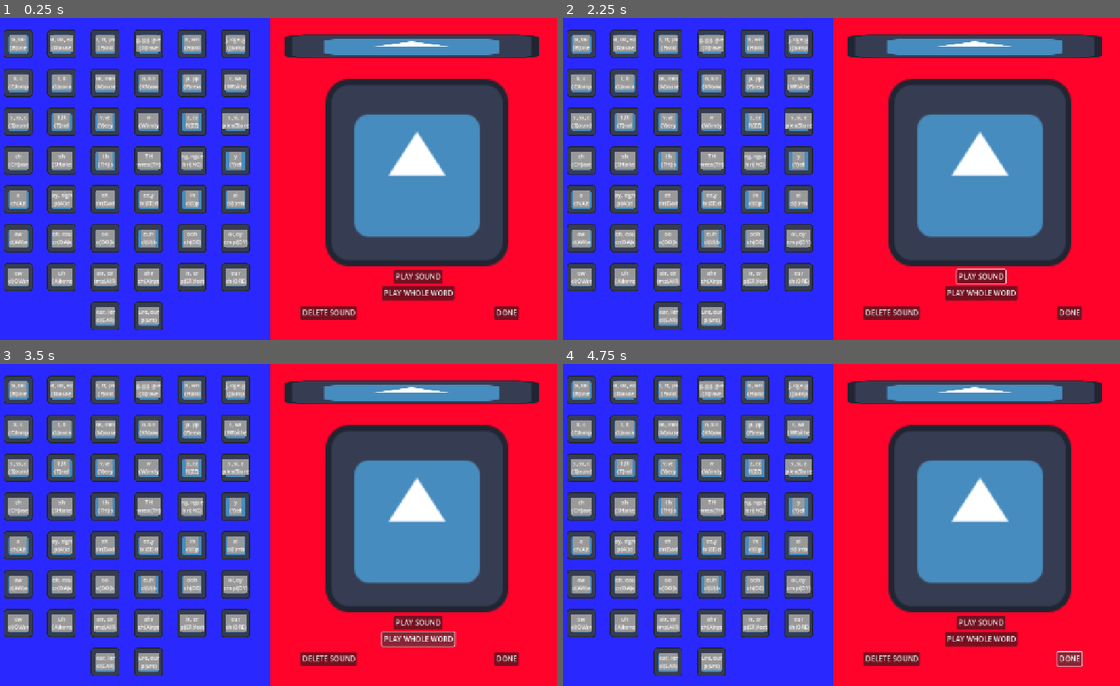
Above: before the commit, frames 1-4 (two rows, left to right).
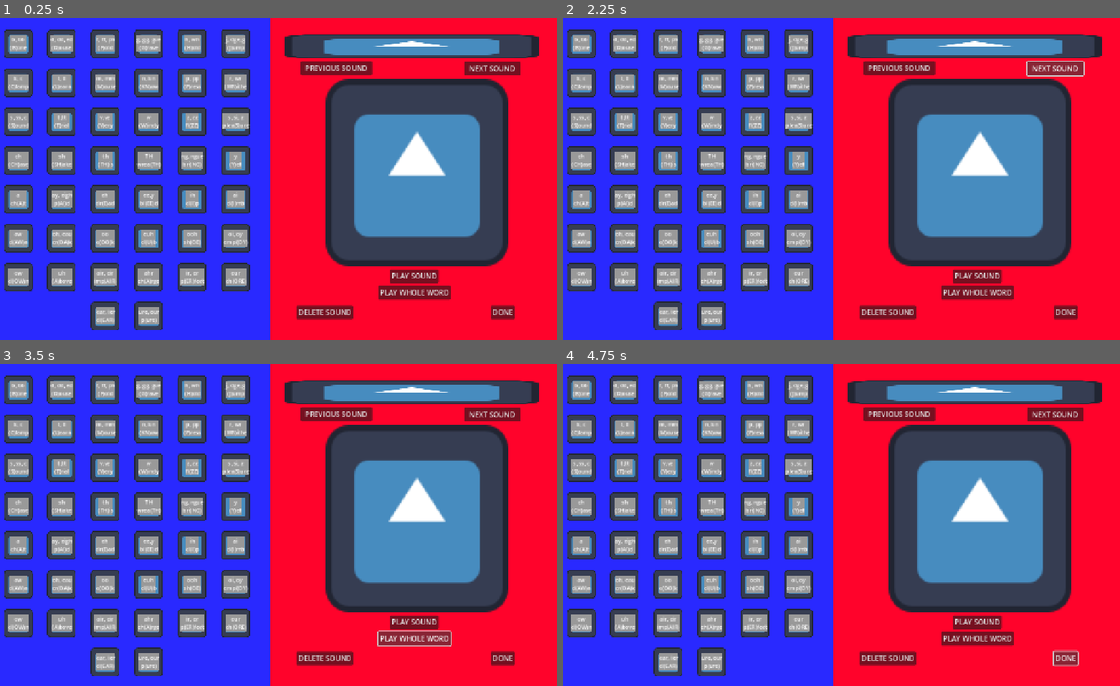
Above: after the commit, the same moments.

Repository: sym-z/phonetic-hangman
Game: Godot game, scene res://scenes/word_builder.tscn
Same seed, same stepped clock (60 frames per second), same inputs: the game is played once before the commit and once after it. The project has no main scene, so this scene is started directly. The engine's default icon, where the game draws it, is replaced by a stand-in: a white triangle on a blue panel in a dark square.
Inputs (mouse positions are in pixels of both pictures, inside the frame that each line leads up to):
- Up to frame 1 (0.25 s): no input
- Up to frame 2 (2.25 s): click (897, 66) at 0.5 s, where only the run after the commit has a clickable "PREVIOUS SOUND"; click "PLAY SOUND" at 1.25 s; click (1053, 69) at 2 s, where only the run after the commit has a clickable "NEXT SOUND"
- Up to frame 3 (3.5 s): click "PLAY WHOLE WORD" at 2.75 s
- Up to frame 4 (4.75 s): click "PLAY WHOLE WORD" at 3.5 s; click "DONE" at 4.25 s

The runs differ from the first frame. In frame 1, 2.0% of the frame differs, in the area x 53-94%, y 13-94%; in frame 2, 2.1%; in frame 3, 2.1%; in frame 4, 2.0%.

Commit message:
next and previous selections

Diff:
--- a/src/scenes/word_builder.gd
+++ b/src/scenes/word_builder.gd
@@ -2,12 +2,13 @@
 
 @export var selection_container : HFlowContainer
 var selections : Array[int] = []
+const NO_SELECTION = -1
+# Which sound is displayed in the right window, if -1, make sound sprite invisible.
+var current_selection : int = NO_SELECTION
 # Called when the node enters the scene tree for the first time.
 func _ready():
 	for child in selection_container.get_children():
 		child.added.connect(_on_selection_added)
-
-
 
 # Called every frame. 'delta' is the elapsed time since the previous frame.
 func _process(delta):
@@ -15,4 +16,16 @@
 
 func _on_selection_added(id):
 	selections.append(id)
-	print(selections)
+	current_selection = selections.size() - 1
+	print(selections, " currently selecting: ", selections[current_selection])
+
+
+func _on_previous_sound_pressed():
+	if(current_selection > 0 && current_selection != NO_SELECTION):
+		current_selection -= 1
+		print(selections, " currently selecting: ", selections[current_selection])
+
+func _on_next_sound_pressed():
+	if(current_selection != NO_SELECTION && current_selection < selections.size()-1):
+		current_selection += 1
+		print(selections, " currently selecting: ", selections[current_selection])
--- a/src/scenes/word_builder.tscn
+++ b/src/scenes/word_builder.tscn
@@ -61,34 +61,62 @@
 scale = Vector2(4.44585, 0.416008)
 sprite_frames = SubResource("SpriteFrames_7nyya")
 
-[node name="Delete" type="Button" parent="."]
+[node name="Buttons" type="Control" parent="."]
+layout_mode = 1
+anchor_left = 0.5
+anchor_right = 1.0
+anchor_bottom = 0.997
+offset_top = -1.0
+offset_right = -1.0
+offset_bottom = 0.159973
+
+[node name="Previous Sound" type="Button" parent="Buttons"]
 layout_mode = 0
-offset_left = 707.0
+offset_left = 67.0
+offset_top = 97.0
+offset_right = 227.0
+offset_bottom = 128.0
+text = "PREVIOUS SOUND"
+
+[node name="Next Sound" type="Button" parent="Buttons"]
+layout_mode = 0
+offset_left = 432.0
+offset_top = 98.0
+offset_right = 558.0
+offset_bottom = 129.0
+text = "NEXT SOUND"
+
+[node name="Play Sound" type="Button" parent="Buttons"]
+layout_mode = 0
+offset_left = 266.0
+offset_top = 562.0
+offset_right = 375.0
+offset_bottom = 593.0
+text = "PLAY SOUND"
+
+[node name="Play Whole Word" type="Button" parent="Buttons"]
+layout_mode = 0
+offset_left = 240.0
+offset_top = 599.0
+offset_right = 402.0
+offset_bottom = 630.0
+text = "PLAY WHOLE WORD"
+
+[node name="Delete" type="Button" parent="Buttons"]
+layout_mode = 0
+offset_left = 58.0
 offset_top = 643.0
-offset_right = 772.0
+offset_right = 184.0
 offset_bottom = 674.0
 text = "DELETE SOUND"
 
-[node name="Play Sound" type="Button" parent="."]
+[node name="Done" type="Button" parent="Buttons"]
 layout_mode = 0
-offset_left = 915.0
-offset_top = 562.0
-offset_right = 1024.0
-offset_bottom = 593.0
-text = "PLAY SOUND"
+offset_left = 491.0
+offset_top = 643.0
+offset_right = 545.0
+offset_bottom = 674.0
+text = "DONE"
 
-[node name="Play Whole Word" type="Button" parent="."]
-layout_mode = 0
-offset_left = 889.0
-offset_top = 599.0
-offset_right = 1051.0
-offset_bottom = 630.0
-text = "PLAY WHOLE WORD"
-
-[node name="Done" type="Button" parent="."]
-layout_mode = 0
-offset_left = 1140.0
-offset_top = 643.0
-offset_right = 1148.0
-offset_bottom = 651.0
-text = "DONE"
+[connection signal="pressed" from="Buttons/Previous Sound" to="." method="_on_previous_sound_pressed"]
+[connection signal="pressed" from="Buttons/Next Sound" to="." method="_on_next_sound_pressed"]
